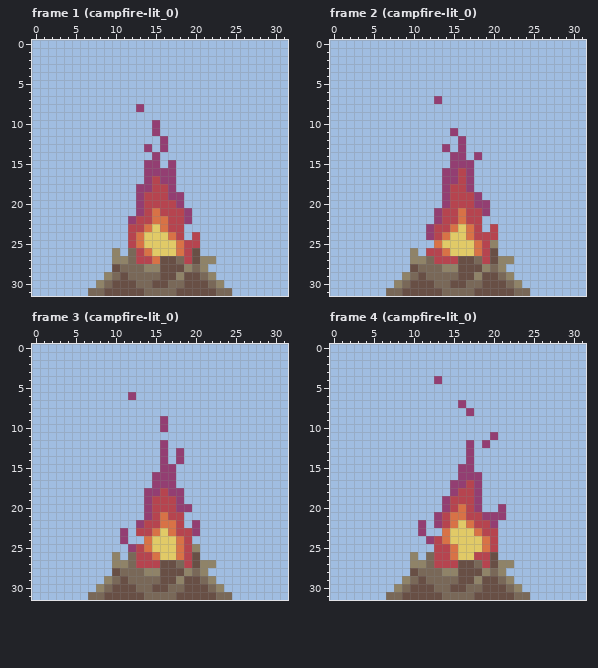
File history of a pixel-art file, aseprite/campfire.aseprite. The picture above was drawn from the file before the commit.
32x32 pixels, 42 frames. Shown: frame 1 (campfire-lit_0), frame 2 (campfire-lit_0), frame 3 (campfire-lit_0), frame 4 (campfire-lit_0). The commit also changed other frames, which this record leaves out.
The same view after the edit:
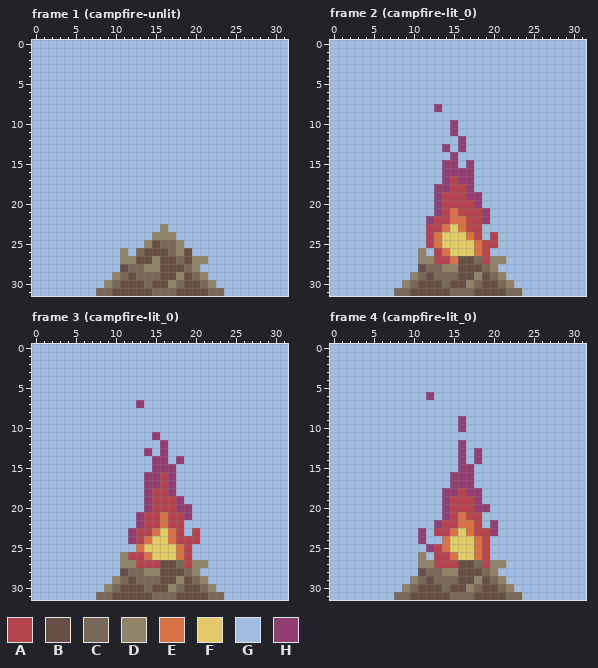
Palette (. is transparent): A #b6444f  B #684f45  C #796858  D #8f8368  E #d87246  F #e1ca67  G #a0bde1  H #933e72
Diff:
Changed rows in their new state; - is an unchanged pixel.
Frame 1 (campfire-unlit), layers "fire", "wood":
first column x 7:
 8 ------G-----------
10 --------G---------
11 --------G---------
12 ---------G--------
13 -------G-G--------
14 --------G---------
15 -------GG-G-------
16 -------GGGG-------
17 -------GGGG-------
18 ------GGGGG-------
19 ------GGGGGG------
20 ------GGGGGG------
21 ------GGGGGGG-----
22 -----GGGGGGGG-----
23 -----GGGGDGG------
24 -----GGGDDDG-G----
25 -----GGDBCCDGG----
26 ---GDGCBBBCDBG----
27 ---G-DBBD---BD-G--
28 ---GB-------CDG---
29 --GDCB-------CDG--
30 -GDC--B---D---CDG-
31 G-C----B-------C-G
Frame 2 (campfire-lit_0), layers "fire", "wood":
first column x 13:
 7 G--
 8 H--
10 --H
first column x 7:
14 ---------G-G------
15 -------H-G--------
16 ---------H--------
17 --------AH--------
18 ------H-----------
19 ------HA--H-------
20 ------HA----G-----
21 --------EA--------
22 -----HA-E---H-----
23 -----A-EFEA--G----
24 -----AEF----G-----
25 -----A-------A----
26 ---GDG-------G----
27 ---G-D--E----D-G--
28 ---GB-------CDG---
29 --GDCB-------CDG--
30 -GDC--B---D---CDG-
31 G-C----B-------C-G
Frame 3 (campfire-lit_0), layers "fire", "wood":
first column x 7:
 6 -----G------------
 7 ------H-----------
 9 ---------G--------
10 ---------G--------
11 --------H---------
13 -------H---G------
14 --------H---------
15 --------H---------
16 -------H-A--------
17 -------H-A--------
18 --------A--G------
21 ------HA----H-----
22 ----------A--G----
23 ----GH------GA----
24 ----GHA---EA-A----
25 -----GEF-----G----
26 ---GDA-EF----G----
27 ---G-D-------D-G--
28 ---GB-------CDG---
29 --GDCB-------CDG--
30 -GDC--B---D---CDG-
31 G-C----B-------C-G
Frame 4 (campfire-lit_0), layers "fire", "wood":
first column x 7:
 4 ------G-----------
 6 -----H------------
 7 ---------G--------
 8 ----------G-------
 9 ---------H--------
10 ---------H--------
11 -------------G----
12 ---------HG-G-----
13 ---------HGH------
14 ---------HGH------
16 --------H--G------
17 ----------HG------
18 -------H--H-------
20 ---------A--H-G---
21 ------GHA---GGG---
22 ----G---AE--G-----
23 ------AAE-EA-H----
24 ----HGG----EAG----
25 -----H-EF--EAG----
26 ---GDG-----E-G----
27 ---G-D-------D-G--
28 ---GB-------CDG---
29 --GDCB-------CDG--
30 -GDC--B---D---CDG-
31 G-C----B-------C-G
Pixel boxes of the changes (left, top, right, bottom) in both pictures:
changed: (88, 104, 232, 296)
changed: (386, 96, 530, 296)
changed: (88, 392, 232, 600)
changed: (386, 376, 530, 600)
